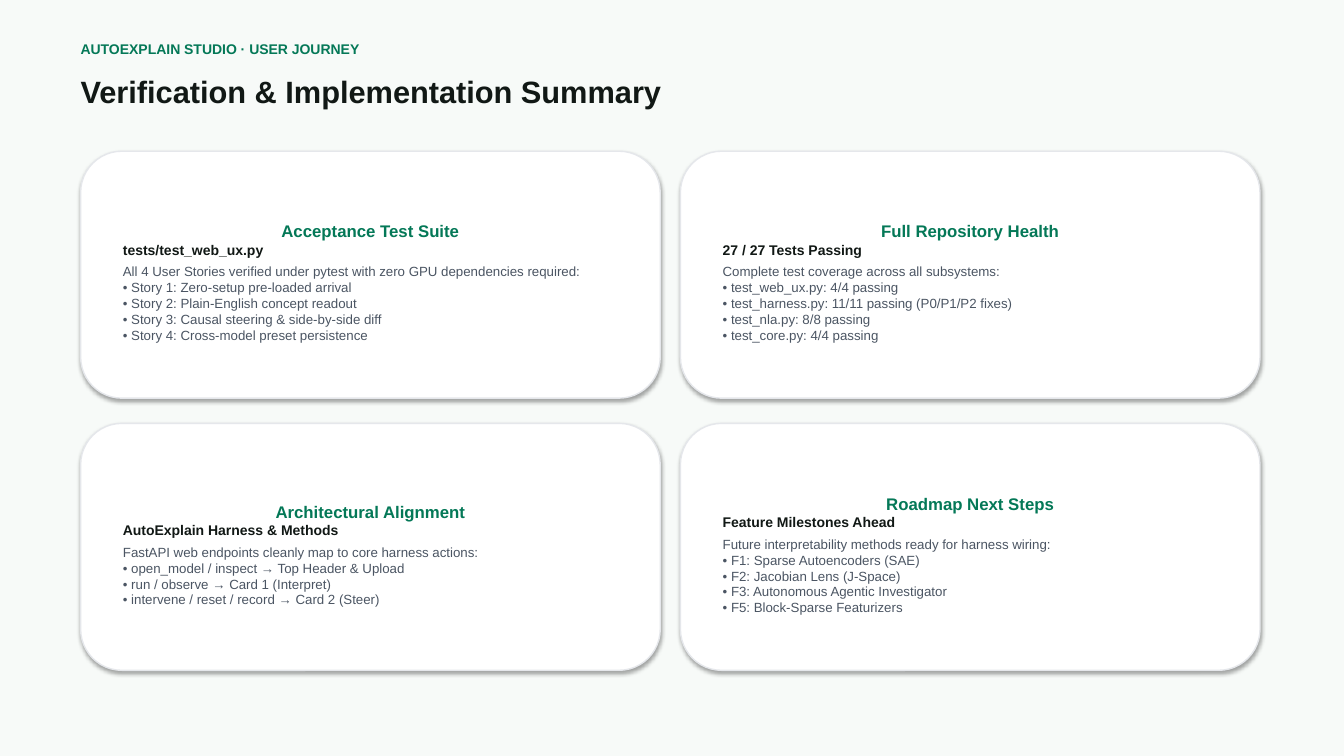
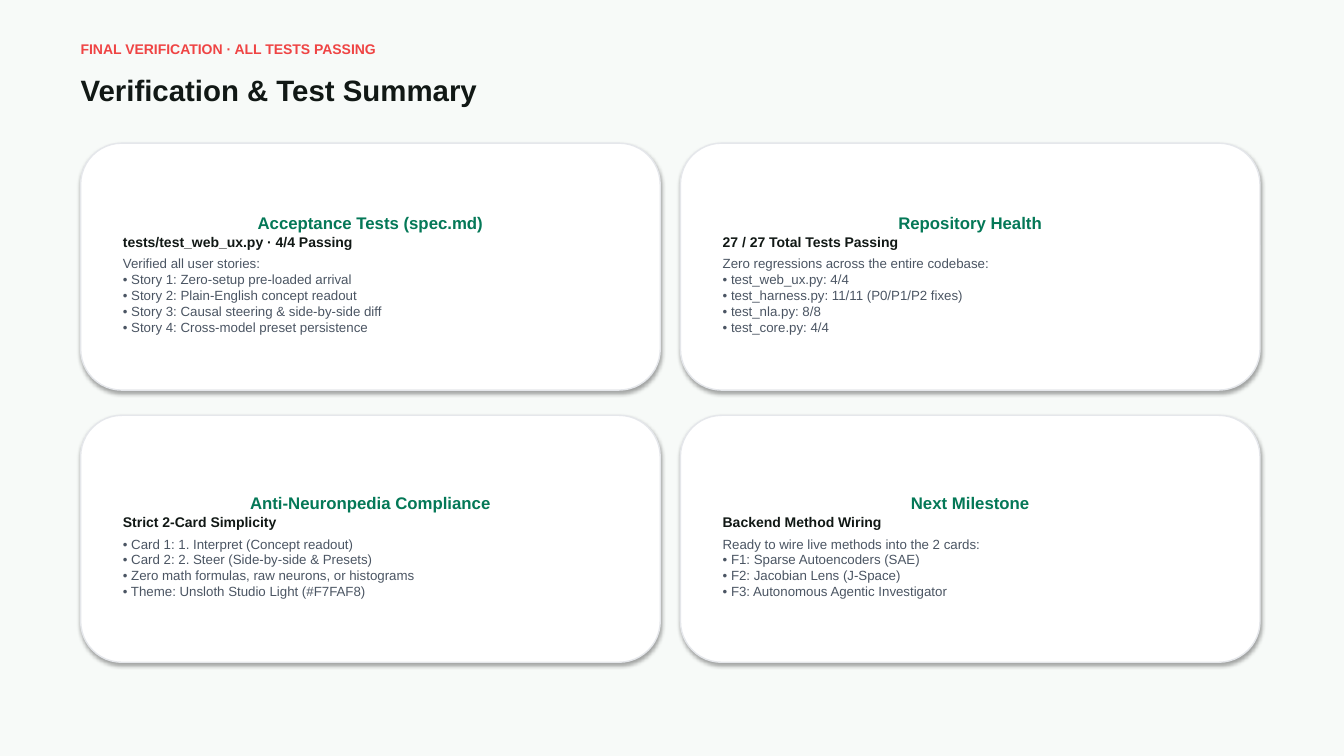
Before and after one commit to phamtrongthang123/AutoExplain, a slide deck: slide 13 of AutoExplain_User_Journey_Walkthrough.pptx (slide 8 before the commit). Drawn at 1344x756 pixels with LibreOffice and Linux fonts; fonts in the diff are those of the drawing. Boxes give left, top, right and bottom in pixels: in the first picture for what was removed or moved away, otherwise in the second. Text is boxed around its words. In the diff, an @@ line names an element or a change of style, - is before the commit and + after.

Commit message:
docs: update user walkthrough presentation with step-by-step red circle click callouts

```diff
--- a/AutoExplain_User_Journey_Walkthrough.pptx
+++ b/AutoExplain_User_Journey_Walkthrough.pptx
@@ text at [81, 44, 376, 54]: text changed; text colour #047857 to #EF4444 @@
-AUTOEXPLAIN STUDIO · USER JOURNEY
+FINAL VERIFICATION · ALL TESTS PASSING
@@ text at [81, 79, 477, 107]: text changed; size 22 to 21 pt @@
-Verification & Implementation Summary
+Verification & Test Summary
@@ text in rounded rectangle at [123, 217, 483, 335]: text changed @@
-Acceptance Test Suite
-tests/test_web_ux.py
-All 4 User Stories verified under pytest with zero GPU dependencies required:
-• Story 1: Zero-setup pre-loaded arrival
-• Story 2: Plain-English concept readout
-• Story 3: Causal steering & side-by-side diff
-• Story 4: Cross-model preset persistence
+Acceptance Tests (spec.md)
+tests/test_web_ux.py · 4/4 Passing
+Verified all user stories:
+• Story 1: Zero-setup pre-loaded arrival
+• Story 2: Plain-English concept readout
+• Story 3: Causal steering & side-by-side diff
+• Story 4: Cross-model preset persistence
@@ text in rounded rectangle at [723, 217, 1042, 335]: text changed @@
-Full Repository Health
-27 / 27 Tests Passing
-Complete test coverage across all subsystems:
-• test_web_ux.py: 4/4 passing
-• test_harness.py: 11/11 passing (P0/P1/P2 fixes)
-• test_nla.py: 8/8 passing
-• test_core.py: 4/4 passing
+Repository Health
+27 / 27 Total Tests Passing
+Zero regressions across the entire codebase:
+• test_web_ux.py: 4/4
+• test_harness.py: 11/11 (P0/P1/P2 fixes)
+• test_nla.py: 8/8
+• test_core.py: 4/4
@@ 4 rounded rectangles: place and size @@
-4 rounded rectangles at [81, 151, 1260, 670]
+4 rounded rectangles at [81, 143, 1260, 662]
@@ text in rounded rectangle at [123, 497, 490, 599]: text changed @@
-Architectural Alignment
-AutoExplain Harness & Methods
-FastAPI web endpoints cleanly map to core harness actions:
-• open_model / inspect → Top Header & Upload
-• run / observe → Card 1 (Interpret)
-• intervene / reset / record → Card 2 (Steer)
+Anti-Neuronpedia Compliance
+Strict 2-Card Simplicity
+• Card 1: 1. Interpret (Concept readout)
+• Card 2: 2. Steer (Side-by-side & Presets)
+• Zero math formulas, raw neurons, or histograms
+• Theme: Unsloth Studio Light (#F7FAF8)
@@ text in rounded rectangle at [723, 497, 1029, 599]: text changed @@
-Roadmap Next Steps
-Feature Milestones Ahead
-Future interpretability methods ready for harness wiring:
-• F1: Sparse Autoencoders (SAE)
-• F2: Jacobian Lens (J-Space)
-• F3: Autonomous Agentic Investigator
-• F5: Block-Sparse Featurizers
+Next Milestone
+Backend Method Wiring
+Ready to wire live methods into the 2 cards:
+• F1: Sparse Autoencoders (SAE)
+• F2: Jacobian Lens (J-Space)
+• F3: Autonomous Agentic Investigator
```
Also in this commit, not shown: 4 other slides changed, 8 slides added, 3 slides removed, 1 other file.
